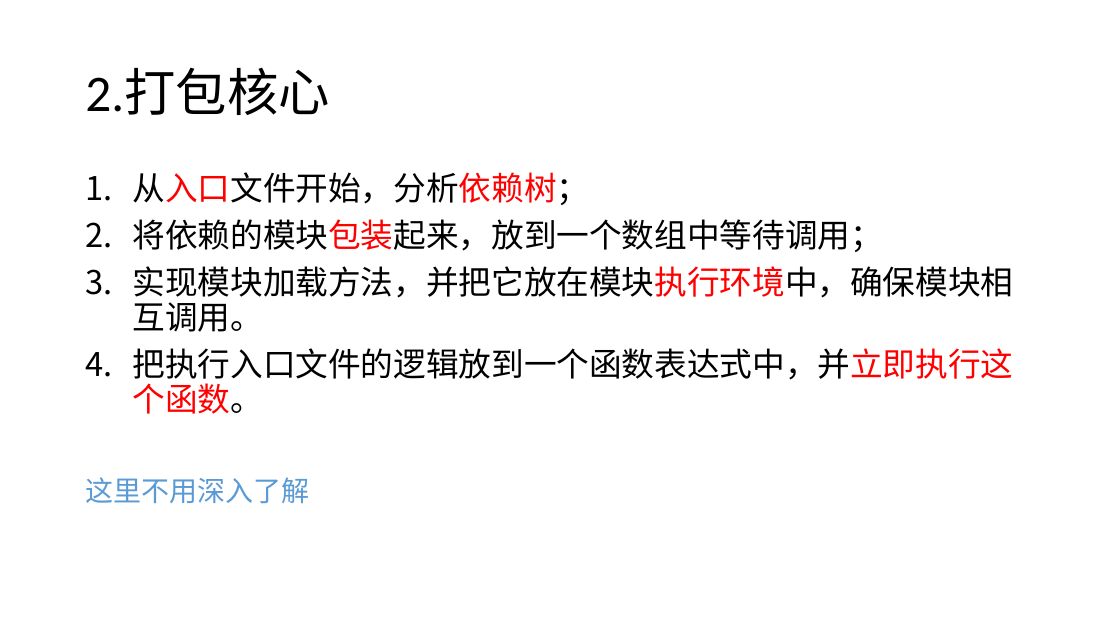
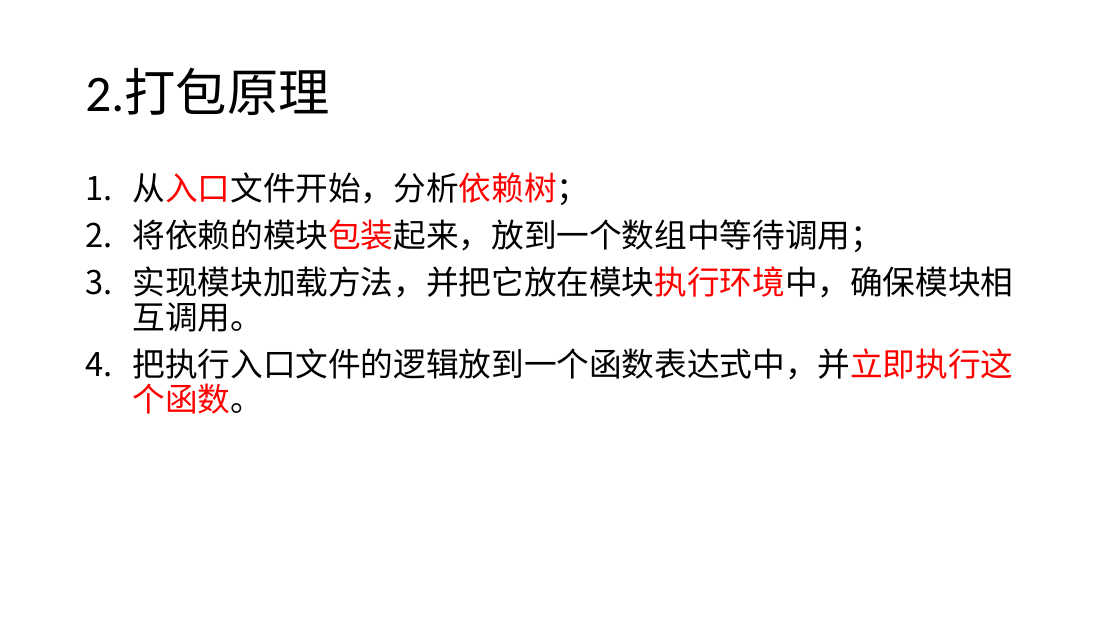
Before and after one commit to Cohen-Wang/workbench, a slide deck: slide 47 of cloud/webpack-ppt/培训 - webpack.pptx. Drawn at 1120x630 pixels with LibreOffice and Linux fonts; fonts in the diff are those of the drawing. Boxes give left, top, right and bottom in pixels: in the first picture for what was removed or moved away, otherwise in the second. Text is boxed around its words. In the diff, an @@ line names an element or a change of style, - is before the commit and + after.

```diff
--- a/cloud/webpack-ppt/培训 - webpack.pptx
+++ b/cloud/webpack-ppt/培训 - webpack.pptx
@@ title at box(85, 68, 329, 115): text changed @@
-2.打包核心
+2.打包原理
@@ text at box(85, 477, 309, 503): paragraph removed @@
-这里不用深入了解
```
Also in this commit, not shown: 1 other slide changed, 2 slides added, 7 slides removed, 1 other file.
